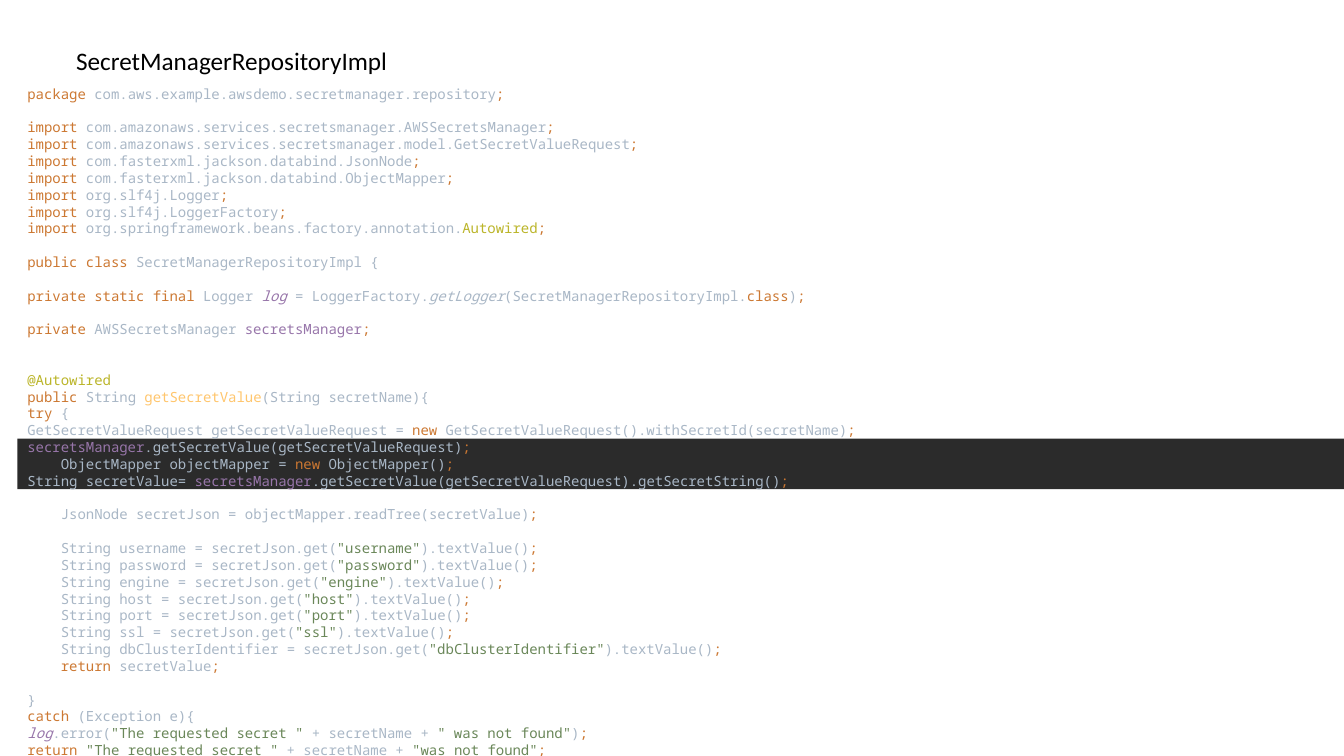
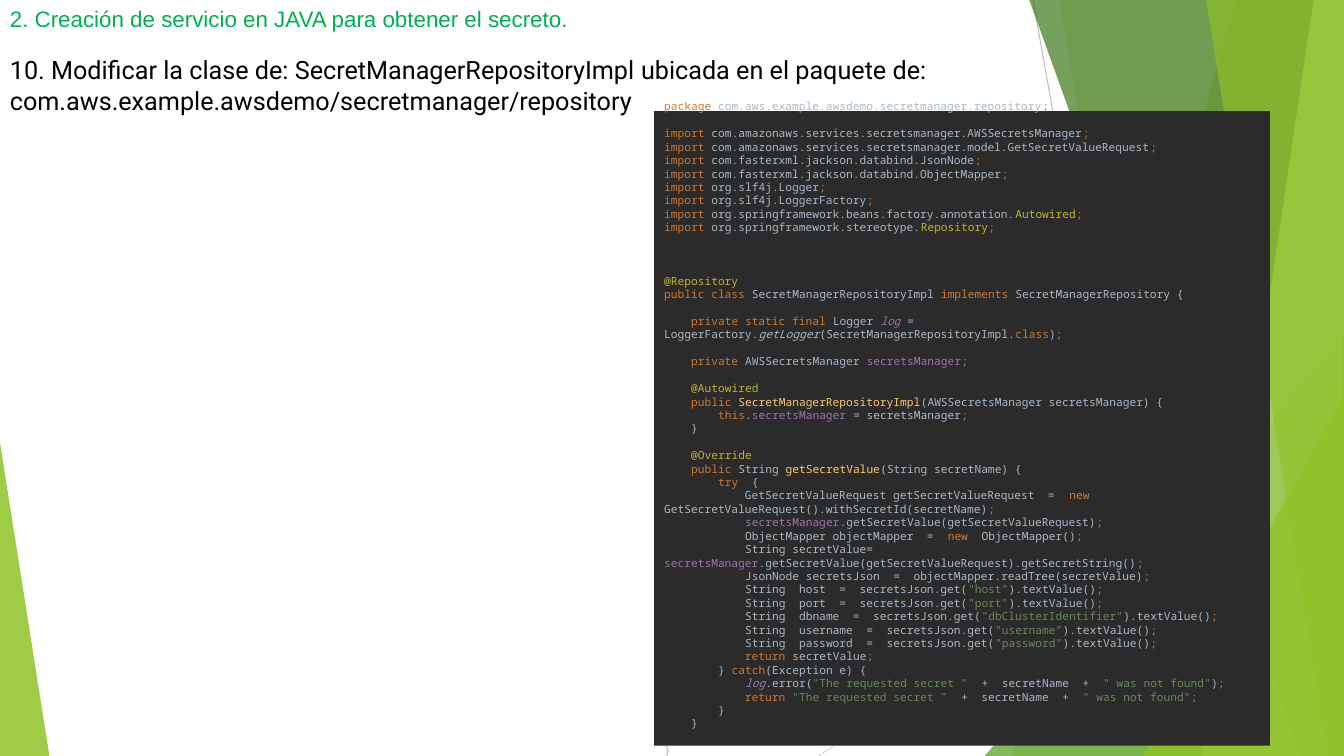
Before and after one commit to MayaDiazAnaMaria/proyectosGit, a slide deck: slide 18 of awsSecret/awsSecret.pptx (slide 37 before the commit). Drawn at 1344x756 pixels with LibreOffice and Linux fonts; fonts in the diff are those of the drawing. Boxes give left, top, right and bottom in pixels: in the first picture for what was removed or moved away, otherwise in the second. Text is boxed around its words. In the diff, an @@ line names an element or a change of style, - is before the commit and + after.

```diff
--- a/awsSecret/awsSecret.pptx
+++ b/awsSecret/awsSecret.pptx
@@ text added at [10,10,567,32], 16 pt, text #00B050 @@
+2. Creación de servicio en JAVA para obtener el secreto.
@@ text removed at [76,52,387,75] @@
-SecretManagerRepositoryImpl
@@ text added at [10,60,927,116], 18 pt, text #000000 @@
+10. Modificar la clase de: SecretManagerRepositoryImpl ubicada en el paquete de: com.aws.example.awsdemo/secretmanager/repository
@@ rectangle "package com.aws.example.awsdemo.secretmanager.repository; im ...": place and size @@
-rectangle "package com.aws.example.awsdemo.secretmanager.repository; im ..." at [17,439,1344,489]
+rectangle "package com.aws.example.awsdemo.secretmanager.repository; im ..." at [654,111,1270,745]
@@ text in rectangle at [664,101,1224,704]: text changed; size 10 to 8 pt @@
-package com.aws.example.awsdemo.secretmanager.repository;
-import com.amazonaws.services.secretsmanager.AWSSecretsManager;
-import com.amazonaws.services.secretsmanager.model.GetSecretValueRequest;
-import com.fasterxml.jackson.databind.JsonNode;
-import com.fasterxml.jackson.databind.ObjectMapper;
-import org.slf4j.Logger;
-import org.slf4j.LoggerFactory;
-import org.springframework.beans.factory.annotation.Autowired;
-public class SecretManagerRepositoryImpl {
-private static final Logger log = LoggerFactory.getLogger(SecretManagerRepositoryImpl.class);
-private AWSSecretsManager secretsManager;
-@Autowired
-public String getSecretValue(String secretName){
-try {
-GetSecretValueRequest getSecretValueRequest = new GetSecretValueRequest().withSecretId(secretName);
-secretsManager.getSecretValue(getSecretValueRequest);
-ObjectMapper objectMapper = new ObjectMapper();
-String secretValue= secretsManager.getSecretValue(getSecretValueRequest).getSecretString();
-JsonNode secretJson = objectMapper.readTree(secretValue);
-String username = secretJson.get("username").textValue();
-String password = secretJson.get("password").textValue();
-String engine = secretJson.get("engine").textValue();
-String host = secretJson.get("host").textValue();
-String port = secretJson.get("port").textValue();
-String ssl = secretJson.get("ssl").textValue();
-String dbClusterIdentifier = secretJson.get("dbClusterIdentifier").textValue();
-return secretValue;
-}
-catch (Exception e){
-log.error("The requested secret " + secretName + " was not found");
-return "The requested secret " + secretName + "was not found";
-}
-}
-}
+package com.aws.example.awsdemo.secretmanager.repository;
+import com.amazonaws.services.secretsmanager.AWSSecretsManager;
+import com.amazonaws.services.secretsmanager.model.GetSecretValueRequest;
+import com.fasterxml.jackson.databind.JsonNode;
+import com.fasterxml.jackson.databind.ObjectMapper;
+import org.slf4j.Logger;
+import org.slf4j.LoggerFactory;
+import org.springframework.beans.factory.annotation.Autowired;
+import org.springframework.stereotype.Repository;
+@Repository
+public class SecretManagerRepositoryImpl implements SecretManagerRepository {
+private static final Logger log = LoggerFactory.getLogger(SecretManagerRepositoryImpl.class);
+private AWSSecretsManager secretsManager;
+@Autowired
+public SecretManagerRepositoryImpl(AWSSecretsManager secretsManager) {
+this.secretsManager = secretsManager;
+}
+@Override
+public String getSecretValue(String secretName) {
+try {
+GetSecretValueRequest getSecretValueRequest = new GetSecretValueRequest().withSecretId(secretName);
+secretsManager.getSecretValue(getSecretValueRequest);
+ObjectMapper objectMapper = new ObjectMapper();
+String secretValue= secretsManager.getSecretValue(getSecretValueRequest).getSecretString();
+JsonNode secretsJson = objectMapper.readTree(secretValue);
+String host = secretsJson.get("host").textValue();
+String port = secretsJson.get("port").textValue();
+String dbname = secretsJson.get("dbClusterIdentifier").textValue();
+String username = secretsJson.get("username").textValue();
+String password = secretsJson.get("password").textValue();
+return secretValue;
+} catch(Exception e) {
+log.error("The requested secret " + secretName + " was not found");
+return "The requested secret " + secretName + " was not found";
+}
+}
+}
@@ group added at [0,0,1344,756]: 5 freeform shapes, 3 triangles, 2 lines @@
```
Also in this commit, not shown: 9 other slides changed, 12 slides added, 32 slides removed, 15 other files.
